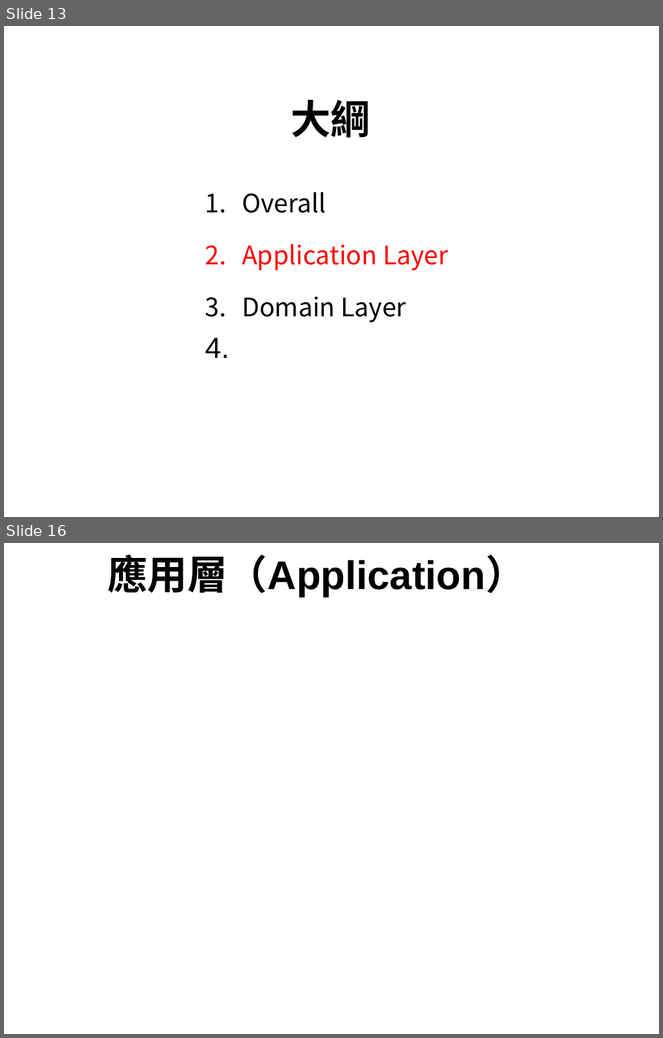
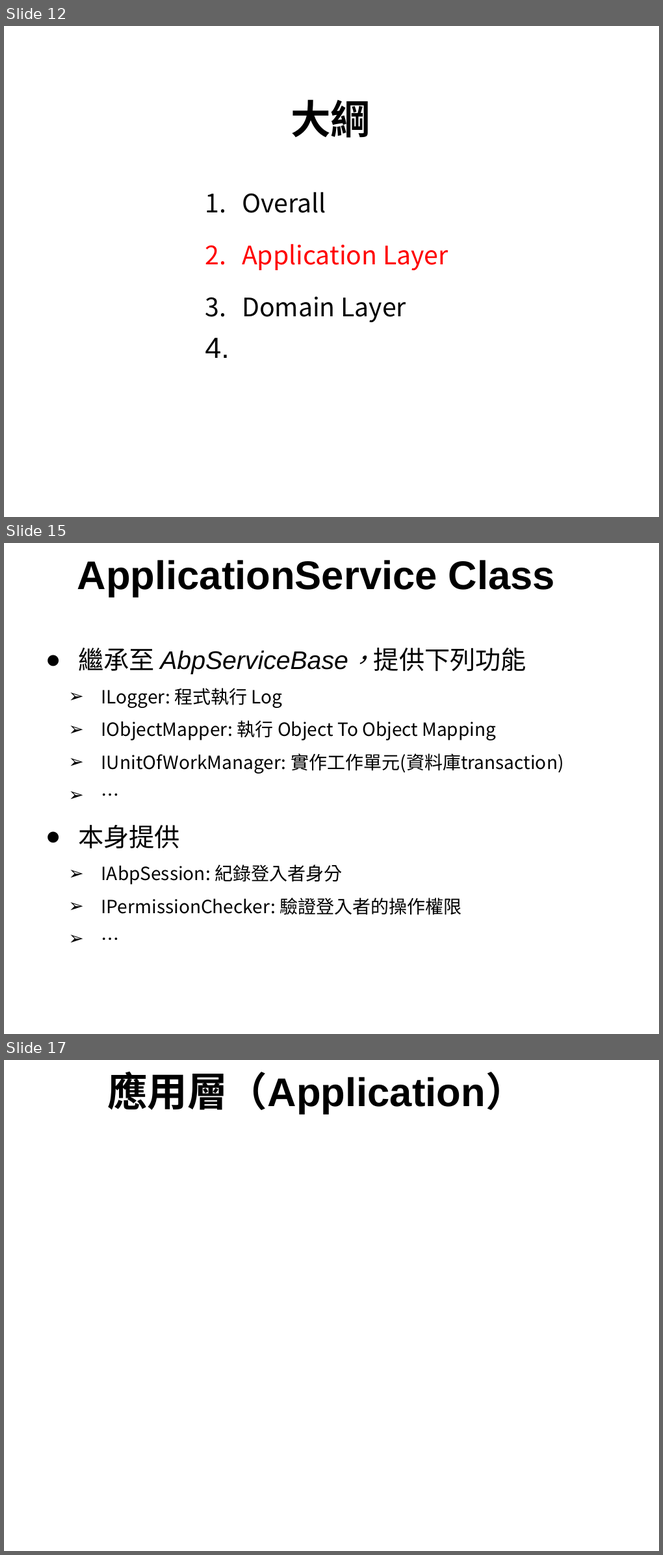
Before and after one commit to Sean2416/MarkDown, a slide deck: ABP.ppt. Shown one above the other, each under a label of ours: slides 13 and 16 before the commit, slides 12, 15 and 17 after it; the slides between them are not shown. The pictures are 663x1038 and 663x1555 pixels, drawn with LibreOffice and Linux fonts; fonts in the diff are those of the drawing; background and template pictures are left out. Boxes give left, top, right and bottom in pixels: in the first picture for what was removed or moved away, otherwise in the second. Text is boxed around its words. In the diff, an @@ line names an element or a change of style, - is before the commit and + after.

Commit message:
Application Service

```diff
--- a/ABP.ppt
+++ b/ABP.ppt
@@ slide 15 added at bbox=[4, 543, 659, 1034], background picture (left out) @@
@@ text added at bbox=[77, 560, 555, 597], 44 pt, text #000000, bold @@
+ApplicationService Class
@@ text added at bbox=[78, 648, 564, 915], 20 pt, text #000000 @@
+  ● 繼承至 AbpServiceBase，提供下列功能
+➢ ILogger: 程式執行 Log
+➢ IObjectMapper: 執行 Object To Object Mapping
+➢ IUnitOfWorkManager: 實作工作單元(資料庫transaction)
+➢ …
+  ● 本身提供
+➢ IAbpSession: 紀錄登入者身分
+➢ IPermissionChecker: 驗證登入者的操作權限
+➢ …
@@ page number added at bbox=[631, 1010, 659, 1034], 12 pt, text #FFFFFF @@
+15
@@ what was slide 13 is now slide 12 @@
@@ what was slide 16 is now slide 17 @@
```
Also in this commit, not shown: 2 slides changed, 1 other slide added, 1 slide removed, 2 other files.
